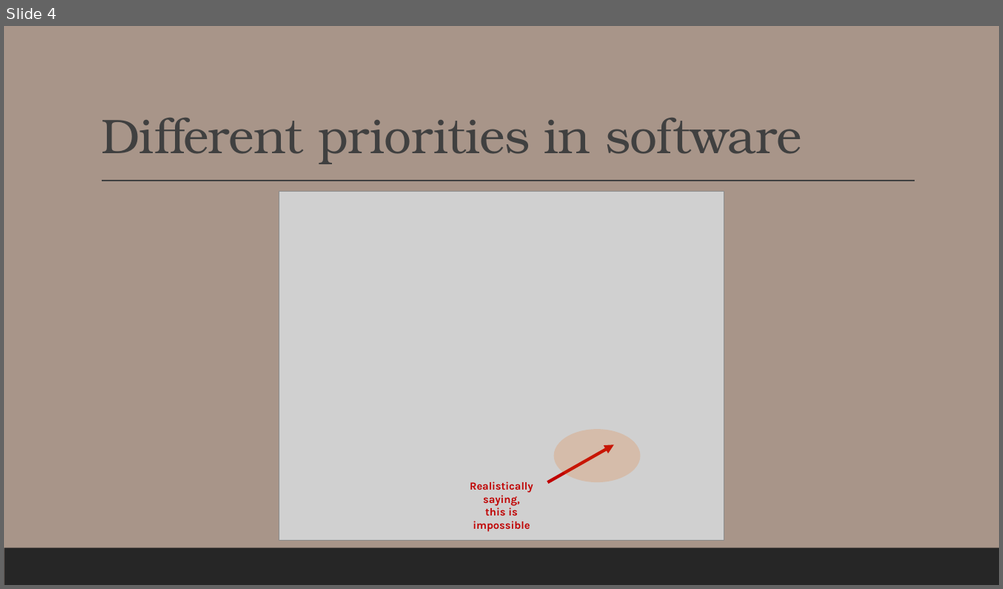
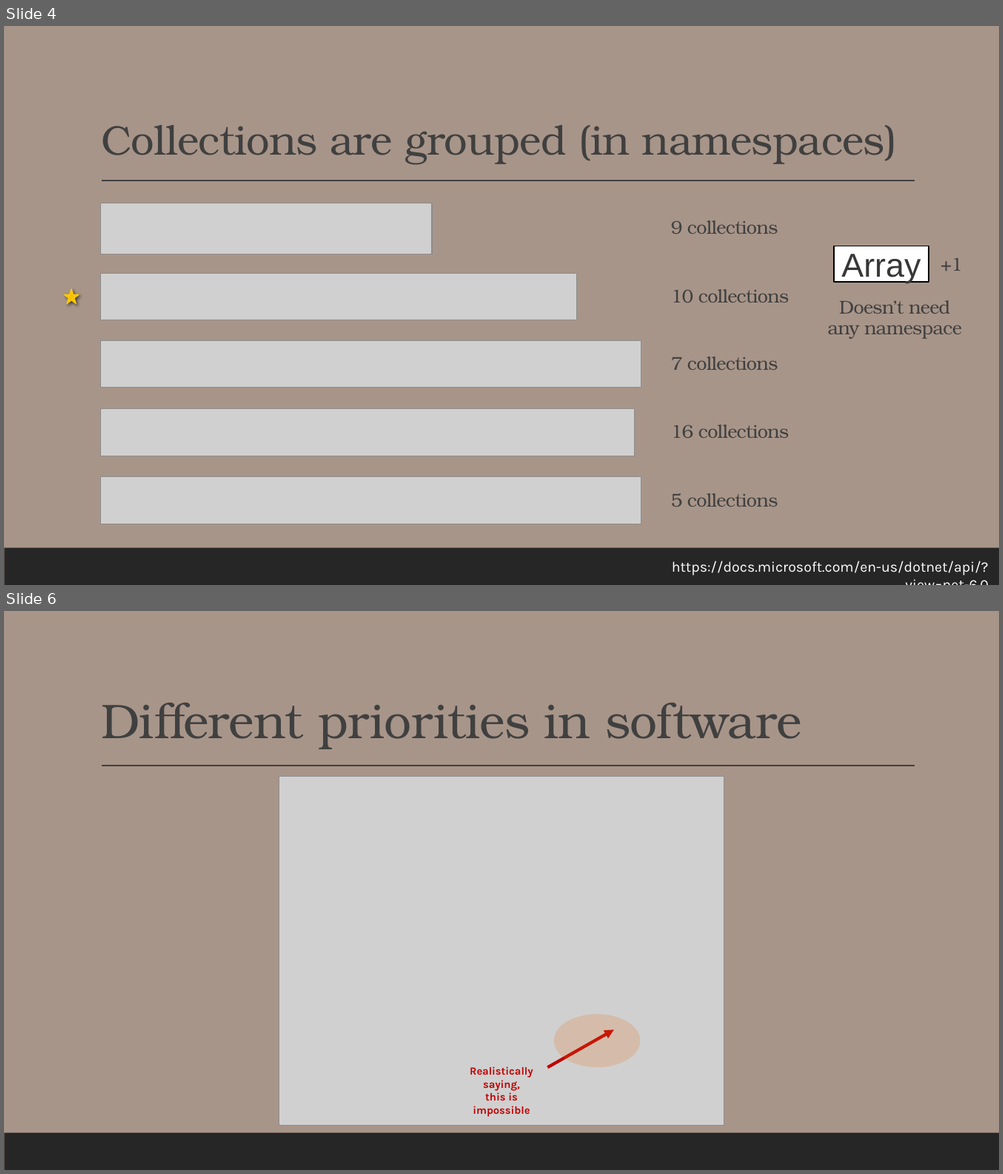
Before and after one commit to Thomas-M-Krystyan/ProgrammingWorkshops_DesignPatterns, a slide deck: - Q&A with C#/Q&A with C# (part 2 - Collections and SOLI[D] Principle).pptx. Shown one above the other, each under a label of ours: slide 4 before the commit, slides 4 and 6 after it; the slides between them are not shown. The pictures are 1003x589 and 1003x1174 pixels, drawn with LibreOffice and Linux fonts; fonts in the diff are those of the drawing; grey boxes stand for pictures. Boxes give left, top, right and bottom in pixels: in the first picture for what was removed or moved away, otherwise in the second. Text is boxed around its words. In the diff, an @@ line names an element or a change of style, - is before the commit and + after.

Commit message:
Complete Collections in C# presentation

```diff
--- a/- Q&A with C#/Q&A with C# (part 2 - Collections and SOLI[D] Principle).pptx
+++ b/- Q&A with C#/Q&A with C# (part 2 - Collections and SOLI[D] Principle).pptx
@@ slide 4 added at (4,26,999,585), background #A89589; not listed: 2 template elements that a slide beside it also shows @@
@@ title added at (101,125,896,164), 40 pt, text #404040 @@
+Collections are grouped (in namespaces)
@@ picture added at (101,203,432,254) @@
@@ text added at (671,221,777,234), 18 pt, text #404040 @@
+9 collections
@@ rectangle added at (834,246,929,282), fill #FFFFFF, outline #000000 1.25 pt, 32 pt, text #373737 @@
+Array
@@ text added at (940,258,962,271), 18 pt, text #404040 @@
++1
@@ star added at (65,289,79,304), fill gradient #F5C000 to #F8C200 to #FBC500 to #FFCA08, outline #FFCA08 1 pt @@
@@ picture added at (101,273,577,320) @@
@@ text added at (671,289,788,303), 18 pt, text #404040 @@
+10 collections
@@ text added at (828,301,962,339), 18 pt, text #404040 @@
+Doesn’t need
+any namespace
@@ picture added at (101,340,641,388) @@
@@ text added at (671,357,777,370), 18 pt, text #404040 @@
+7 collections
@@ picture added at (101,409,634,457) @@
@@ text added at (671,425,788,438), 18 pt, text #404040 @@
+16 collections
@@ picture added at (101,477,641,525) @@
@@ text added at (671,494,777,507), 18 pt, text #404040 @@
+5 collections
@@ text added at (671,561,988,576), 14 pt, text #FFFFFF @@
+https://docs.microsoft.com/en-us/dotnet/api/?view=net-6.0
@@ what was slide 4 is now slide 6 @@
```
Also in this commit, not shown: 1 slide changed, 13 other slides added.
